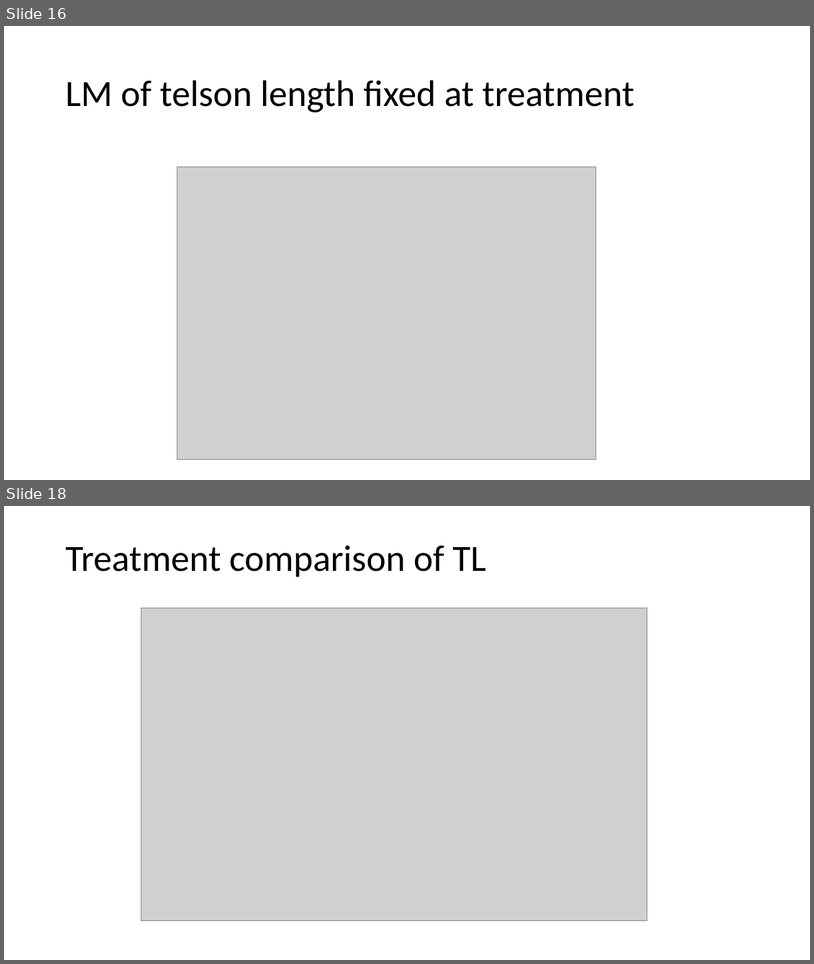
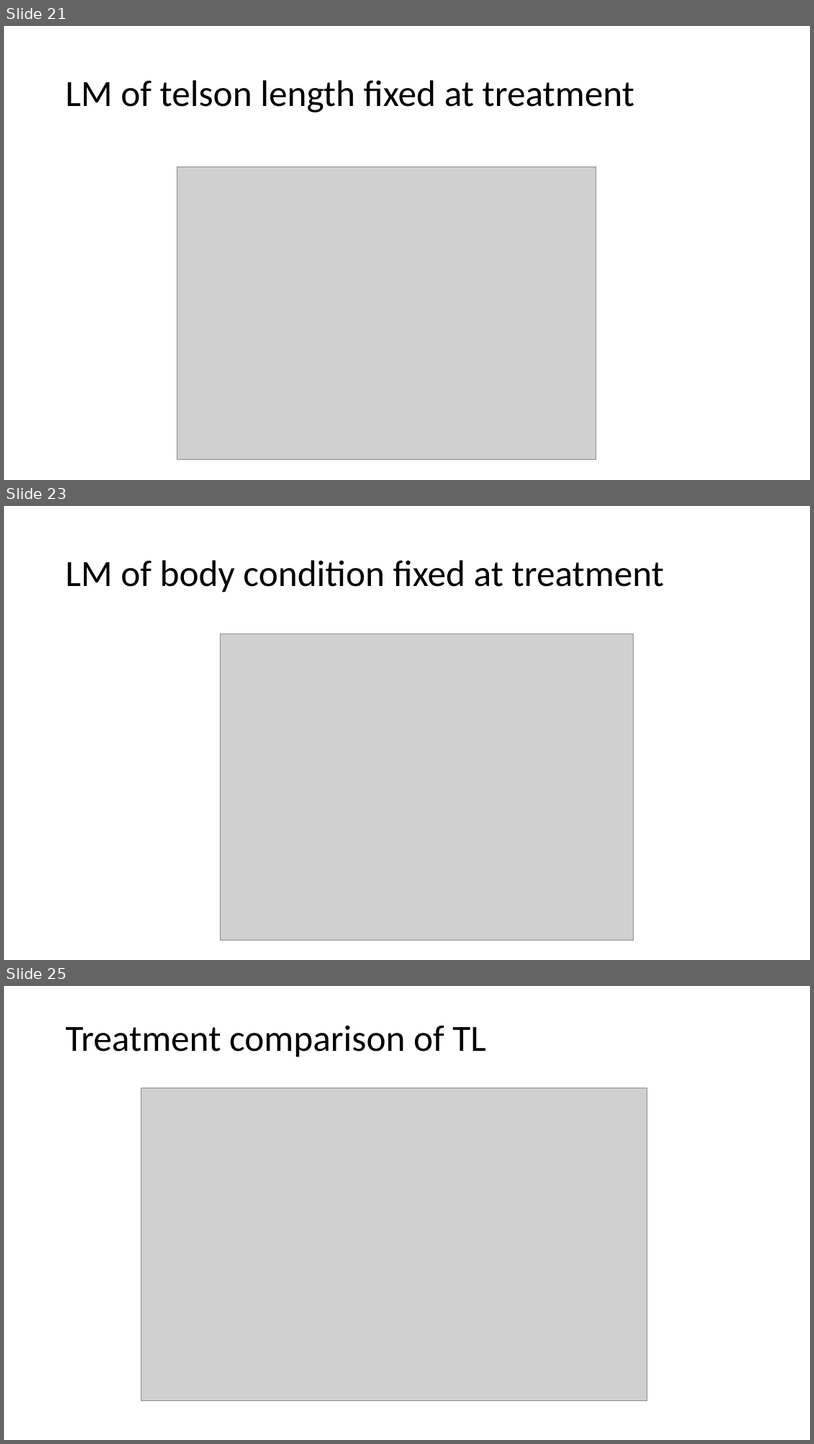
Before and after one commit to NWFSC-OA-lab/krill_size_2019, a slide deck: Krill size plots.pptx. Shown one above the other, each under a label of ours: slides 16 and 18 before the commit, slides 21, 23 and 25 after it; the slides between them are not shown. The pictures are 814x964 and 814x1444 pixels, drawn with LibreOffice and Linux fonts; fonts in the diff are those of the drawing; grey boxes stand for pictures. Boxes give left, top, right and bottom in pixels: in the first picture for what was removed or moved away, otherwise in the second. Text is boxed around its words. In the diff, an @@ line names an element or a change of style, - is before the commit and + after.

```diff
--- a/Krill size plots.pptx
+++ b/Krill size plots.pptx
@@ slide 23 added at (4, 506, 810, 960), background #FFFFFF @@
@@ title added at (65, 560, 664, 592), 44 pt, text #000000 @@
+LM of body condition fixed at treatment
@@ picture added at (221, 633, 634, 939) @@
@@ what was slide 16 is now slide 21 @@
@@ what was slide 18 is now slide 25 @@
```
Also in this commit, not shown: 2 slides changed, 9 other slides added, 2 other files.
